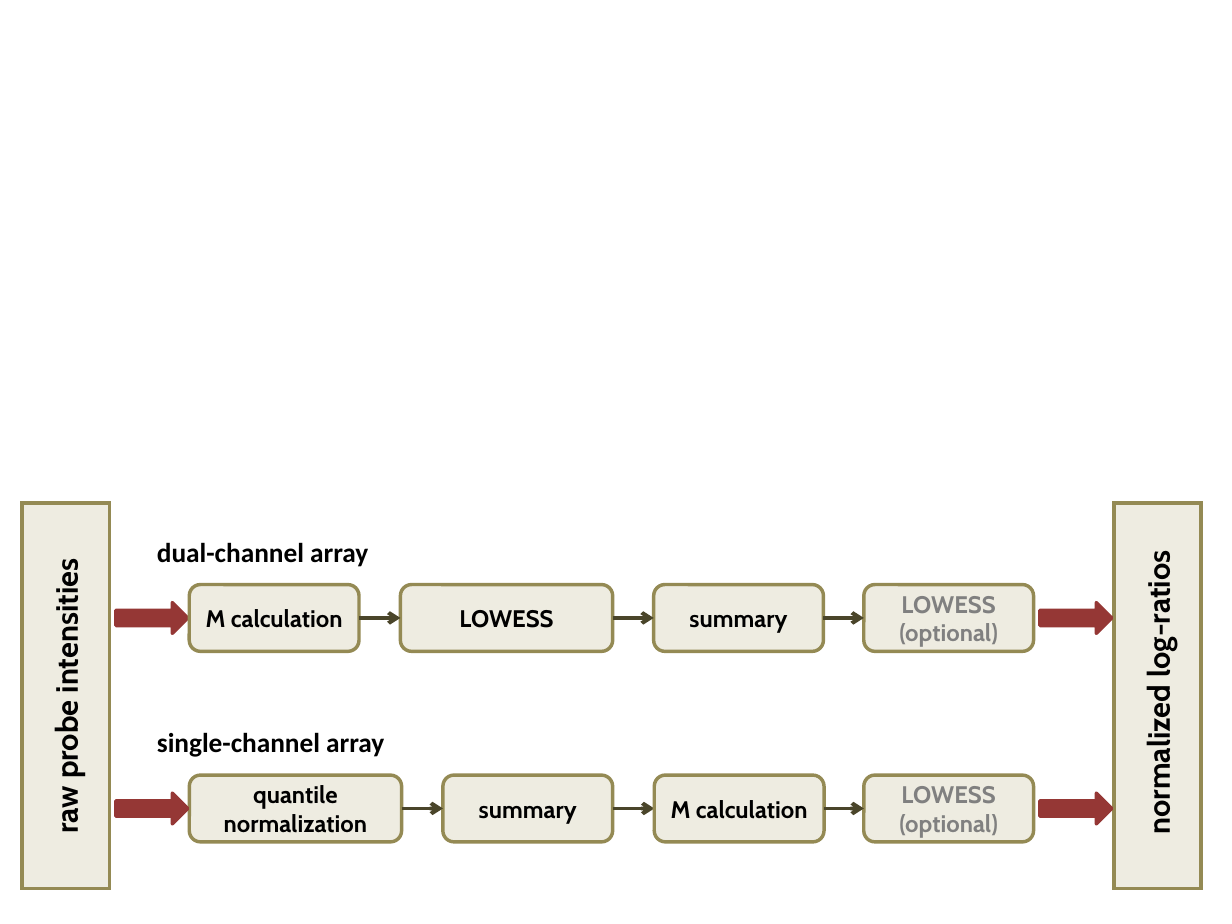
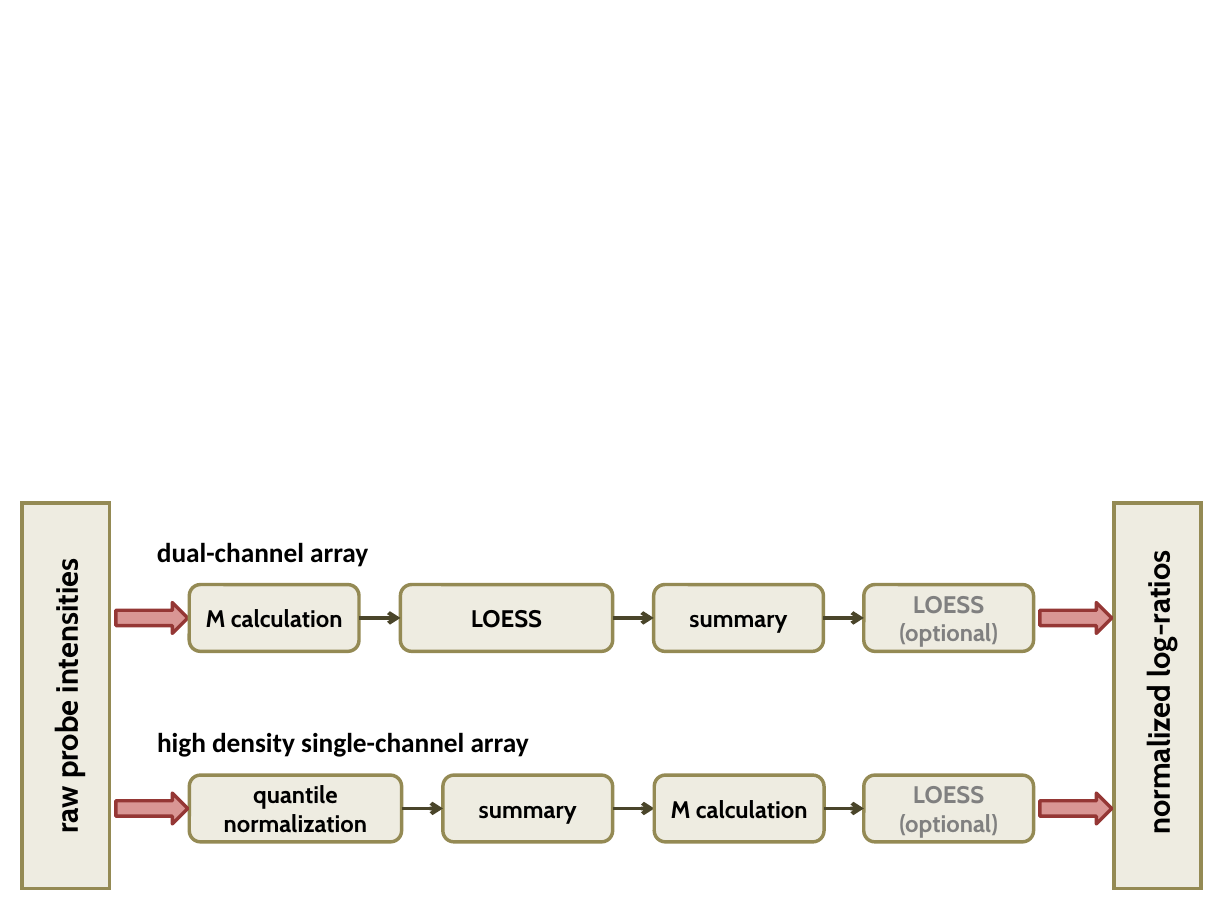
Before and after one commit to leoqiang/PhDThesis, a slide deck: slide 1 of Figures.&.Tables/COMMAND/COMMAND_pipelines.pptx. Drawn at 1232x924 pixels with LibreOffice and Linux fonts; fonts in the diff are those of the drawing. Boxes give left, top, right and bottom in pixels: in the first picture for what was removed or moved away, otherwise in the second. Text is boxed around its words. In the diff, an @@ line names an element or a change of style, - is before the commit and + after.

```diff
--- a/Figures.&.Tables/COMMAND/COMMAND_pipelines.pptx
+++ b/Figures.&.Tables/COMMAND/COMMAND_pipelines.pptx
@@ text in rounded rectangle at bbox=[913, 596, 984, 613]: text changed @@
-LOWESS
+LOESS
@@ text in rounded rectangle at bbox=[471, 610, 542, 628]: text changed @@
-LOWESS
+LOESS
@@ text at bbox=[157, 732, 529, 757]: text changed @@
-single-channel array
+high density single-channel array
@@ fill #953735 to #D99694 in 4 elements at bbox=[1040, 602, 1111, 633], bbox=[1040, 793, 1111, 824], bbox=[116, 602, 187, 633], bbox=[116, 793, 187, 824] @@
@@ text in rounded rectangle at bbox=[913, 786, 984, 803]: text changed @@
-LOWESS
+LOESS
```
Also in this commit, not shown: 7 other files.
